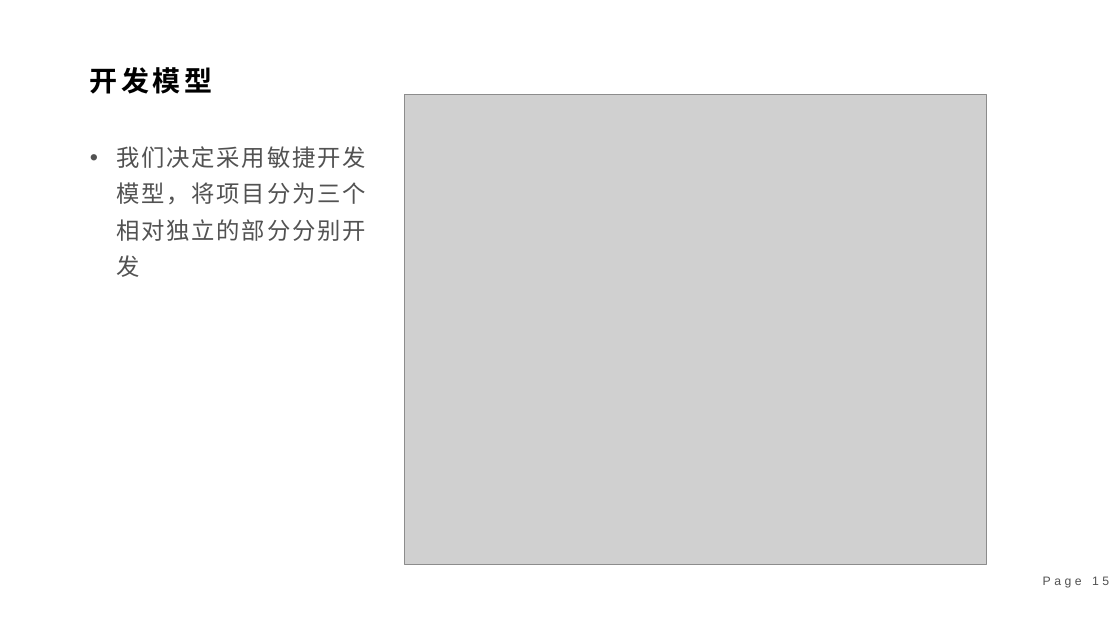
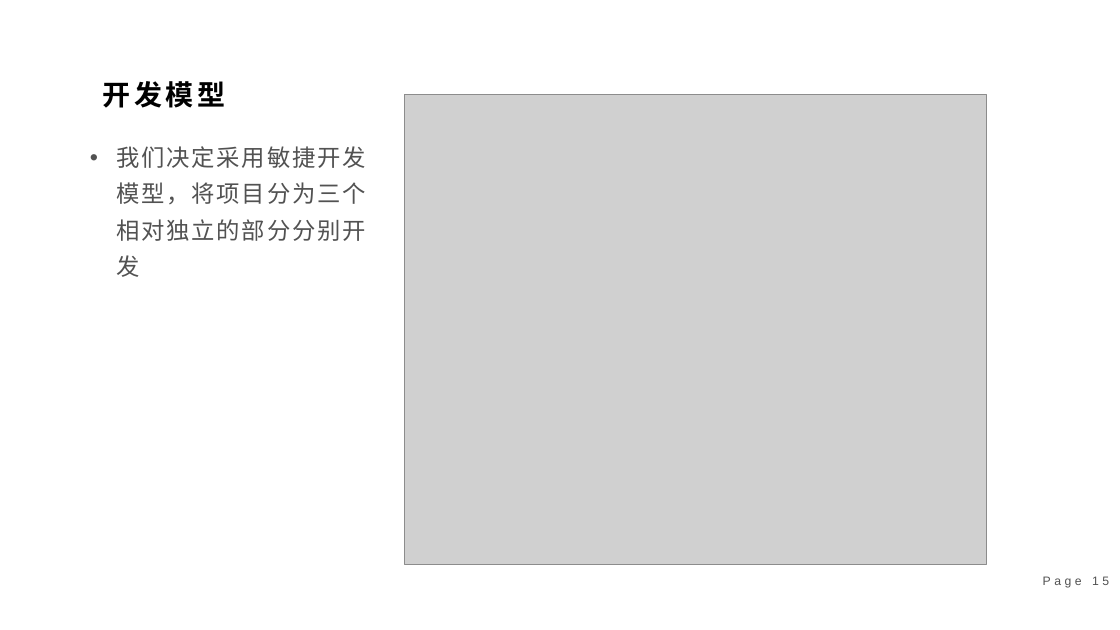
Before and after one commit to Cheeennnnnnnn/Unnamed, a slide deck: slide 15 of 第一次提交物-未命名小组/第1次汇报-未命名小组.pptx. Drawn at 1120x630 pixels with LibreOffice and Linux fonts; fonts in the diff are those of the drawing; grey boxes stand for pictures. Boxes give left, top, right and bottom in pixels: in the first picture for what was removed or moved away, otherwise in the second. Text is boxed around its words. In the diff, an @@ line names an element or a change of style, - is before the commit and + after.

```diff
--- a/第一次提交物-未命名小组/第1次汇报-未命名小组.pptx
+++ b/第一次提交物-未命名小组/第1次汇报-未命名小组.pptx
@@ text "开发模型": place and size @@
-text "开发模型" at bbox=[90, 67, 212, 94]
+text "开发模型" at bbox=[103, 81, 225, 108]
```
Also in this commit, not shown: 10 other slides changed, 4 slides added, 8 other files.
